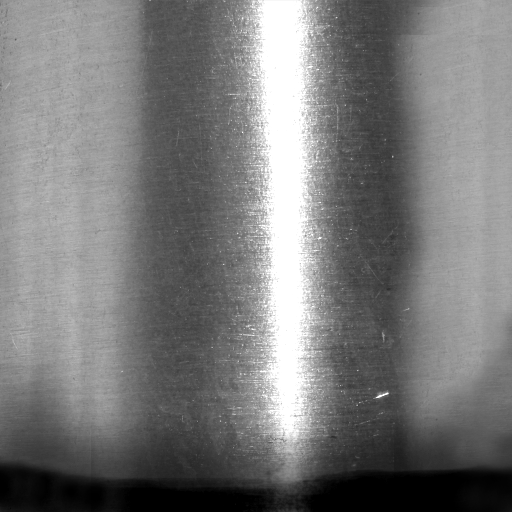
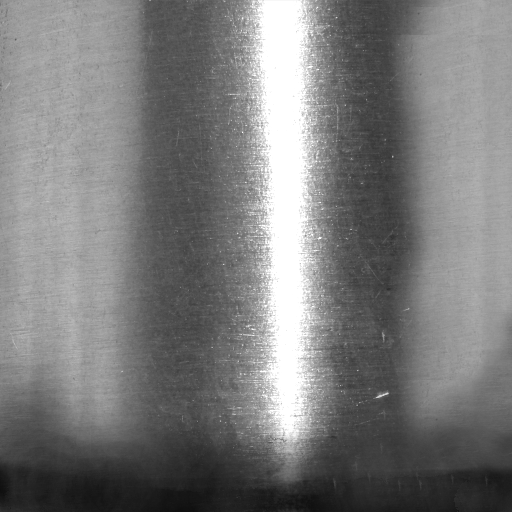
Two versions of the same layered image (512x512). Layer-by-layer changes:
painted on "Pasted Layer" over [0, 370, 512, 512]
